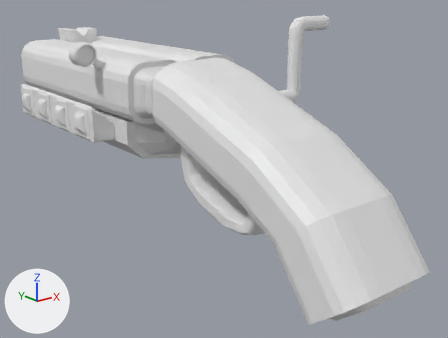
A saved change to the glTF model Assets/Weapons/Shotgun/Shotgun.glb.
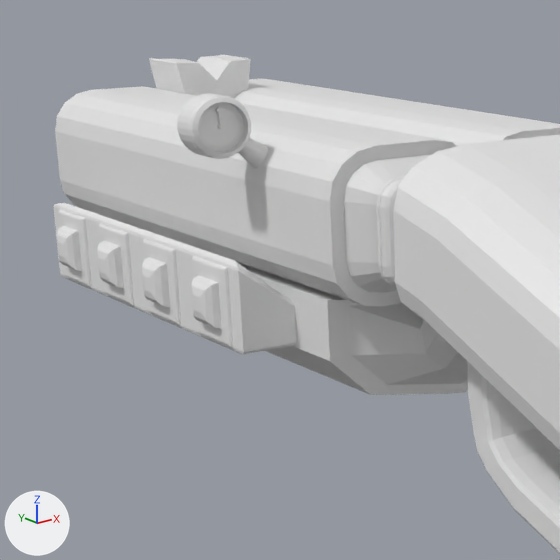
Old and new are each drawn whole from a 50 mm lens placed at (-2.604, -4.235, 0.828), pointed at (0.205, -0.724, -0.577) and again close up on the part from 0% to 48% of the width and 2% to 66% of the height. The lights are fixed; the arrows at lower left show +X, +Y and +Z. Where no turn or scale is listed for an object, it has been applied to the vertices.

Names of what the first close-up shows: 'Barometer', 'Barrel_left', 'Barrel_rigth', 'Barrel_under', 'Battery1', 'Battery2', 'Battery3', 'Battery4', 'Gun_handle', 'Recharger', 'Scope', 'Trigger_under'.
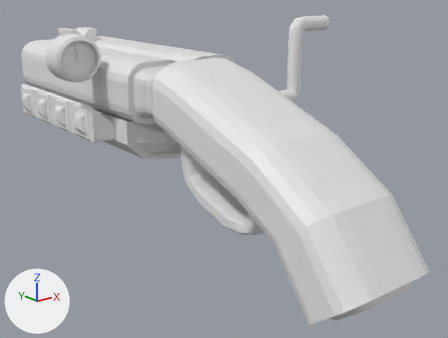
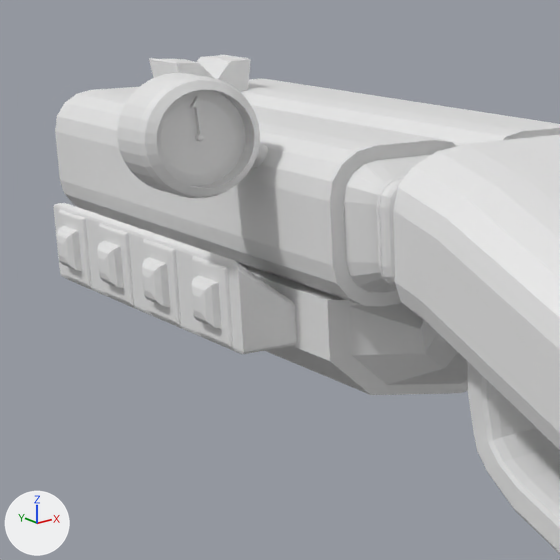
Where the change shows, as pixel boxes [x1, y1, x2, y2] in the close-ups (560 x 560 px):
```json
{"object": "Barometer", "change": "moved, rescaled", "before": [177, 93, 251, 159], "after": [117, 73, 260, 198], "on screen": "92% wider, 88% taller"}
```

Scene script edits in JSON lines:
```json
{"op": "set", "path": "ob_barometer.location", "old": "(-0.572, -0.152, 0.295)", "new": "(-0.635, -0.2, 0.286)"}
{"op": "set", "path": "ob_barometer.scale", "old": "(0.0138, 0.0151, 0.00931)", "new": "(0.0263, 0.0287, 0.0177)"}
```
